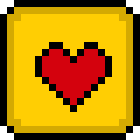
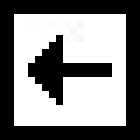
Comparing the layer stacks of the two 140 x 140 images. Changes:
hid "Hart", painted on it over left=35, top=42, right=112, bottom=112
renamed "Ebene 3" to "Ebene 1 Kopie", painted on it over left=0, top=0, right=140, bottom=140
